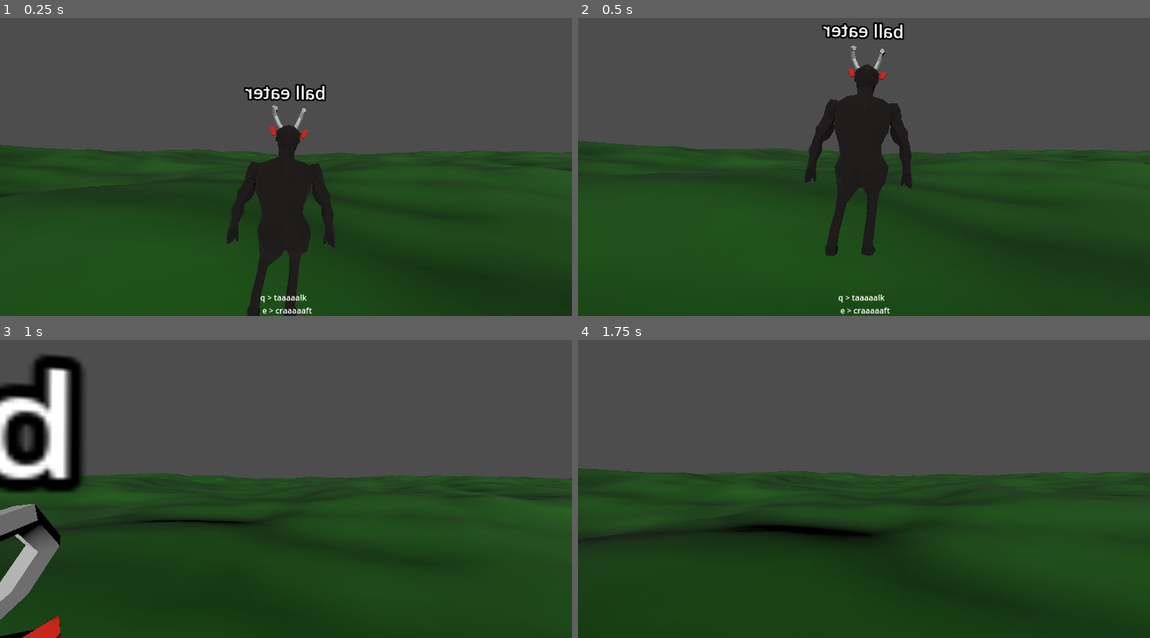
Above: before the commit, frames 1-4 (two rows, left to right).
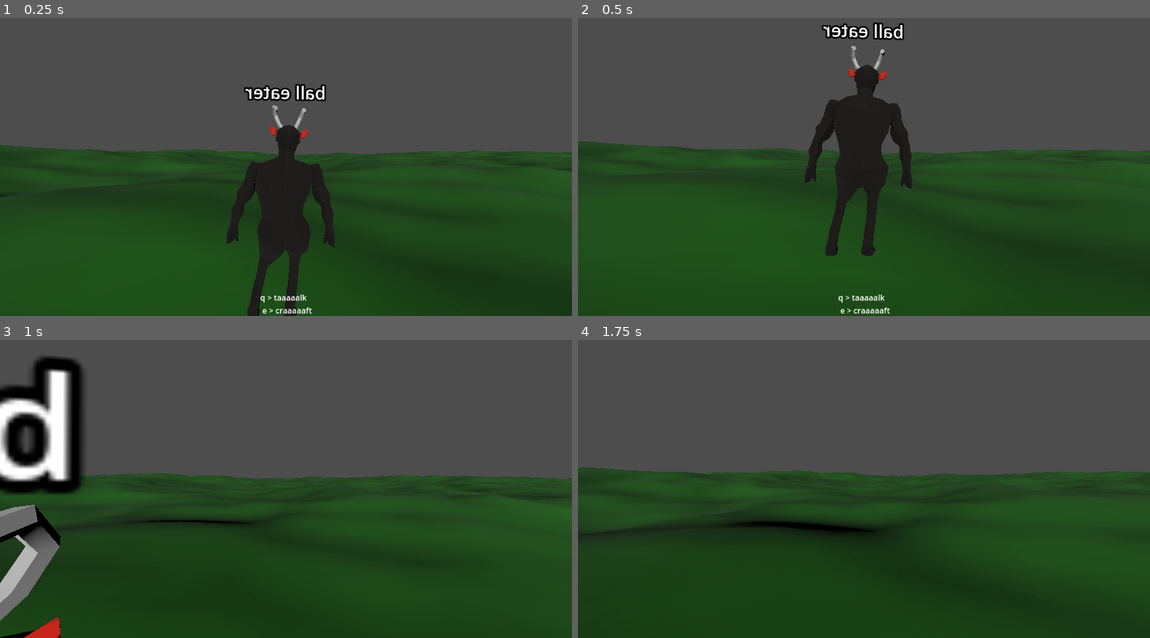
Above: after the commit, the same moments.

Repository: Qnbie/Gateway-Genesis
Game: Godot game, scene res://test_sceen_bende.tscn
Same seed, same stepped clock (60 frames per second), same inputs: the game is played once before the commit and once after it.
Inputs (mouse positions are in pixels of both pictures, inside the frame that each line leads up to):
- Up to frame 1 (0.25 s): no input
- Up to frame 2 (0.5 s): no input
- Up to frame 3 (1 s): tap Enter (ui_accept) at 0.5, 0.77 s; move the mouse to (314, 477) at 0.52 s; hold Up (ui_up) from 0.53 s (still down); right-click (314, 477) at 0.6 s; click (314, 477) at 0.67 s
- Up to frame 4 (1.75 s): keep holding Up (ui_up); move the mouse to (835, 477) at 1.27 s; click (835, 477) at 1.35 s; tap Enter (ui_accept) at 1.52 s

Frame 1 is identical in both runs. In frame 2, 0.2% of the frame differs, in the area x 1-59%, y 1-80%; in frame 3, 1.2%, in the area x 0-91%, y 4-100%; in frame 4, 0.7%.

Commit message:
Add collisionmap span

Diff:
--- a/GatewayGenesis/heightmap_terrain/collisionmap/collisionmap.gd
+++ b/GatewayGenesis/heightmap_terrain/collisionmap/collisionmap.gd
@@ -1,8 +1,9 @@
 extends CollisionShape3D
 
+class_name Collisionmap
+
 @export var physics_body:Node3D
-
-@export var template_mesh:PlaneMesh
+@export var template_mesh:PlaneMesh = PlaneMesh.new()
 @onready var faces = template_mesh.get_faces()
 @onready var snap = Vector3.ONE * template_mesh.size.x/2
 
--- a/GatewayGenesis/heightmap_terrain/collisionmap/collisionmap.tscn
+++ b/GatewayGenesis/heightmap_terrain/collisionmap/collisionmap.tscn
@@ -1,16 +1,9 @@
-[gd_scene load_steps=4 format=3 uid="uid://c7xublrnupds4"]
+[gd_scene load_steps=3 format=3 uid="uid://c7xublrnupds4"]
 
 [ext_resource type="Script" path="res://heightmap_terrain/collisionmap/collisionmap.gd" id="1_rd617"]
 
 [sub_resource type="ConcavePolygonShape3D" id="ConcavePolygonShape3D_jhpj1"]
 
-[sub_resource type="PlaneMesh" id="PlaneMesh_0vh6q"]
-size = Vector2(10, 10)
-subdivide_width = 10
-subdivide_depth = 10
-
 [node name="Collisionmap" type="CollisionShape3D"]
 shape = SubResource("ConcavePolygonShape3D_jhpj1")
 script = ExtResource("1_rd617")
-template_mesh = SubResource("PlaneMesh_0vh6q")
-metadata/_edit_pinned_properties_ = [&"template_mesh"]
--- a/GatewayGenesis/player_character/player_character.gd
+++ b/GatewayGenesis/player_character/player_character.gd
@@ -22,6 +22,13 @@
 
 func _ready():
 	Input.mouse_mode = Input.MOUSE_MODE_CAPTURED
+	var collisionmap = Collisionmap.new()
+	collisionmap.physics_body = self
+	var playground = get_node("../Playground")
+	if playground == null:
+		print("playground is null")
+	playground.add_child(collisionmap)
+
 
 func _input(event):
 	if event.is_action_pressed("ui_cancel"):
--- a/GatewayGenesis/test_sceen_bende.tscn
+++ b/GatewayGenesis/test_sceen_bende.tscn
@@ -1,9 +1,8 @@
-[gd_scene load_steps=8 format=3 uid="uid://b1pomvho8sl50"]
+[gd_scene load_steps=7 format=3 uid="uid://b1pomvho8sl50"]
 
 [ext_resource type="PackedScene" uid="uid://cxuqii21uhkgn" path="res://player_character/player_character.tscn" id="1_5mson"]
 [ext_resource type="PackedScene" uid="uid://bjf5xi65vyk4t" path="res://npc_character/npc_kecsi.tscn" id="2_x8xcj"]
 [ext_resource type="JSON" path="res://interaction_system/screen_play_library/test.json" id="3_p5has"]
-[ext_resource type="PackedScene" uid="uid://c7xublrnupds4" path="res://heightmap_terrain/collisionmap/collisionmap.tscn" id="3_y1sn3"]
 [ext_resource type="PackedScene" uid="uid://cl83dbc272gjk" path="res://heightmap_terrain/clipmap/clipmap.tscn" id="4_1irnn"]
 [ext_resource type="JSON" path="res://interaction_system/screen_play_library/test2.json" id="4_js4c2"]
 
@@ -13,12 +12,17 @@
 
 [node name="TestSceen" type="Node3D"]
 
-[node name="DirectionalLight3D" type="DirectionalLight3D" parent="."]
-transform = Transform3D(1, 0, 0, 0, 0.987092, 0.160157, 0, -0.160157, 0.987092, 0, 11.1794, 0)
-
 [node name="NavigationRegion3D" type="NavigationRegion3D" parent="."]
 transform = Transform3D(1, 0, 0, 0, 1, 0, 0, 0, 1, 0, 2.92768, 0)
 navigation_mesh = SubResource("NavigationMesh_1ok5s")
+
+[node name="Playground" type="StaticBody3D" parent="."]
+
+[node name="Clipmap" parent="Playground" node_paths=PackedStringArray("player_character") instance=ExtResource("4_1irnn")]
+player_character = NodePath("../../PlayerCharacter")
+
+[node name="DirectionalLight3D" type="DirectionalLight3D" parent="."]
+transform = Transform3D(1, 0, 0, 0, 0.987092, 0.160157, 0, -0.160157, 0.987092, 0, 11.1794, 0)
 
 [node name="PlayerCharacter" parent="." instance=ExtResource("1_5mson")]
 transform = Transform3D(1, 0, 0, 0, 1, 0, 0, 0, 1, 0, 3.7765, 0)
@@ -34,17 +38,3 @@
 player_character = NodePath("../PlayerCharacter")
 hostile = false
 screen_play_path = ExtResource("4_js4c2")
-
-[node name="StaticBody3D" type="StaticBody3D" parent="."]
-
-[node name="Collisionmap" parent="StaticBody3D" node_paths=PackedStringArray("physics_body") instance=ExtResource("3_y1sn3")]
-physics_body = NodePath("../../PlayerCharacter")
-
-[node name="Clipmap" parent="StaticBody3D" node_paths=PackedStringArray("player_character") instance=ExtResource("4_1irnn")]
-player_character = NodePath("../../PlayerCharacter")
-
-[node name="Collisionmap2" parent="StaticBody3D" node_paths=PackedStringArray("physics_body") instance=ExtResource("3_y1sn3")]
-physics_body = NodePath("../../NpcKecsi")
-
-[node name="Collisionmap3" parent="StaticBody3D" node_paths=PackedStringArray("physics_body") instance=ExtResource("3_y1sn3")]
-physics_body = NodePath("../../NpcKecsi2")
